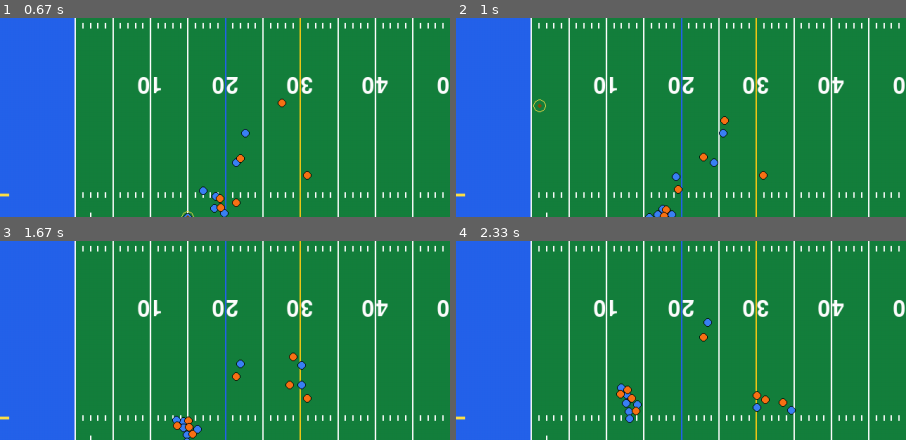
Above: before the commit, frames 1-4 (two rows, left to right).
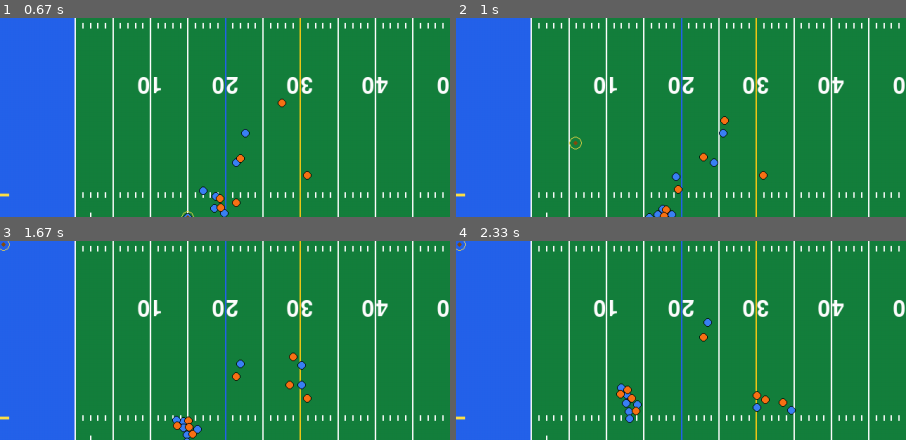
Above: after the commit, the same moments.

Repository: shakedown-street/pygame-football
Game: pygame game, started from main.py
The game is run twice, just before and just after one commit, with the same random seed, the same clock (stepped at 60 frames per second) and the same inputs.
Inputs:
- Up to frame 1 (0.67 s): tap Space at 0.33 s
- Up to frame 2 (1 s): hold D from 0.67 s (still down); tap Space at 0.73 s
- Up to frame 3 (1.67 s): tap Space at 1.03 s; release D at 1.13 s
- Up to frame 4 (2.33 s): no input
The pictures show only the part of the screen within x 0-50%, y 0-50%; the shares and areas given below are measured in that part.

Frame 1 is identical in both runs. In frame 2, 0.2% of the frame differs, in the area x 17-28%, y 40-67%; in frame 3, less than 0.1%; in frame 4, less than 0.1%.

Commit message:
Improve throwing and catching logic
- Simulate arc to be able to throw over receivers
- Only allow catching when ball is low enough

Diff:
--- a/main.py
+++ b/main.py
@@ -44,8 +44,12 @@
 BALL_RADIUS = 3
 HALO_RADIUS = PLAYER_RADIUS * 1.5
 
-BALL_THROW_SPEED = 16
-BALL_FRICTION = 0.98
+THROW_SPEED = 9  # Higher value = faster throw
+THROW_MIN_FRAMES = 12  # Minimum frames for a short throw
+THROW_ARC_DIVISOR = 6  # Higher value = lower arc
+THROW_MIN_ARC = 30  # Minimum arc height (in yards)
+
+CATCH_THRESHOLD = YARD_LENGTH * 2.25  # Max height for a catch
 
 REPULSE_STRENGTH = 0.5
 
@@ -384,7 +388,9 @@
     def __init__(self):
         super().__init__()
         self.pos = pygame.Vector2(0, 0)
+        self.z = 0
         self.velocity = pygame.Vector2(0, 0)
+        self.z_velocity = 0
         self.image = pygame.Surface((BALL_RADIUS * 2, BALL_RADIUS * 2), pygame.SRCALPHA)
         pygame.draw.circle(
             self.image,
@@ -397,13 +403,45 @@
         )
         self.rect = self.image.get_rect(center=self.pos)
 
+    def throw_to(self, target_pos: pygame.Vector2):
+        displacement = target_pos - self.pos
+        distance = displacement.length()
+        n_frames = max(THROW_MIN_FRAMES, int(distance / THROW_SPEED))
+        self.velocity = displacement / n_frames
+
+        arc_height = max(THROW_MIN_ARC, distance / THROW_ARC_DIVISOR)
+        half_frames = n_frames / 2
+        self.z = 0
+        self.z_velocity = 2 * arc_height / half_frames
+        self.z_gravity = (2 * arc_height) / (half_frames**2)
+        self.frames_left = n_frames
+
+        # print(
+        #     f"n_frames={n_frames}, velocity={self.velocity}, arc_height={arc_height}, z={self.z}, z_velocity={self.z_velocity}, z_gravity={self.z_gravity}"
+        # )
+
     def set_pos(self, pos: pygame.Vector2):
         self.pos = pos
         self.rect.center = self.pos
 
     def update(self):
-        self.set_pos(self.pos + self.velocity)
-        self.velocity *= BALL_FRICTION
+        if getattr(self, "frames_left", 0) > 0:
+            self.set_pos(self.pos + self.velocity)
+            self.z += self.z_velocity
+            self.z_velocity -= self.z_gravity
+            self.frames_left -= 1
+            if self.z < 0:
+                self.z = 0
+                self.z_velocity = 0
+                self.velocity = pygame.Vector2(0, 0)
+            # print(
+            #     f"frames_left={self.frames_left}, pos={self.pos}, z={self.z}, z_yards={self.z / YARD_LENGTH} z_velocity={self.z_velocity}"
+            # )
+        else:
+            # Ball has landed, stop movement
+            self.z = 0
+            self.z_velocity = 0
+            self.velocity = pygame.Vector2(0, 0)
 
 
 class Halo(pygame.sprite.Sprite):
@@ -611,12 +649,7 @@
                     qb.stop()
                     game.ball_carrier = None
                     mouse_pos = pygame.Vector2(pygame.mouse.get_pos())
-                    direction = mouse_pos - ball.pos
-                    if direction.length() != 0:
-                        direction = direction.normalize()
-                    else:
-                        direction = pygame.Vector2(0, 0)
-                    ball.velocity = direction * BALL_THROW_SPEED
+                    ball.throw_to(mouse_pos)
             if event.key == pygame.K_r:
                 reset_play()
 
@@ -628,13 +661,14 @@
         ball.set_pos(game.ball_carrier.pos.copy())
     else:
         ball.update()
-        for wr in [wr_1, wr_2, wr_3, hb, te]:
-            if halo.rect.colliderect(wr.rect):
-                game.ball_carrier = wr
-                wr.reset_route()
-                for defender in defense:
-                    defender.pursue_target = wr
-                ball.velocity = pygame.Vector2(0, 0)
+        if ball.z > 0 and ball.z < CATCH_THRESHOLD:
+            for wr in [wr_1, wr_2, wr_3, hb, te]:
+                if halo.rect.colliderect(wr.rect):
+                    game.ball_carrier = wr
+                    wr.reset_route()
+                    for defender in defense:
+                        defender.pursue_target = wr
+                    ball.velocity = pygame.Vector2(0, 0)
 
     # Make halo follow ball
     halo.set_pos(ball.pos.copy())
